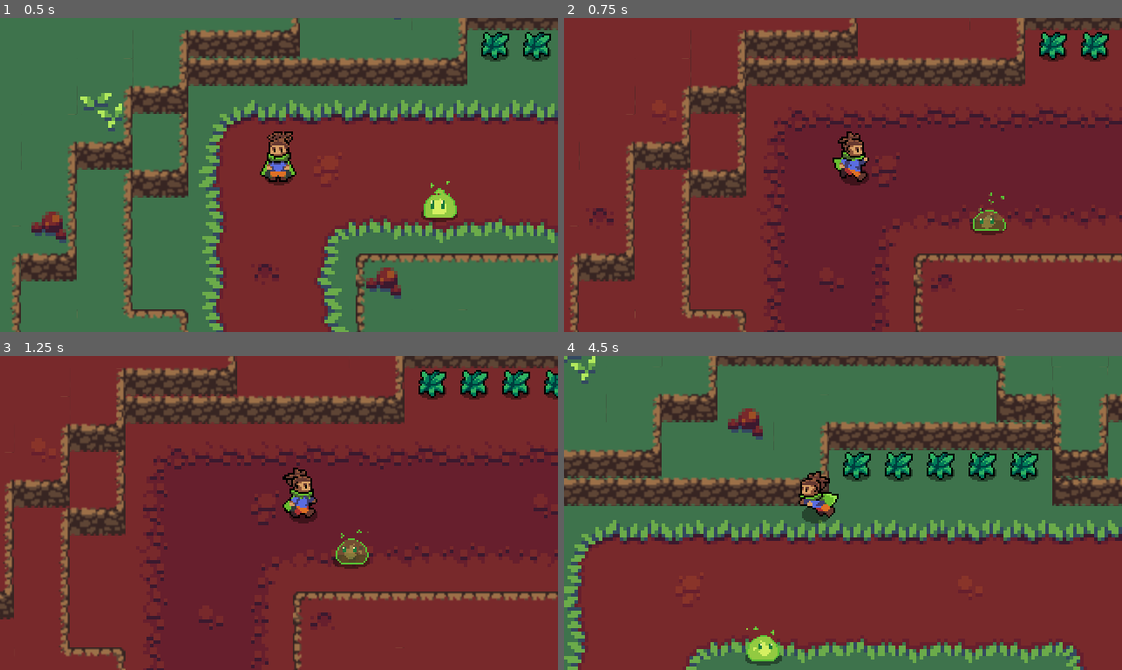
Above: before the commit, frames 1-4 (two rows, left to right).
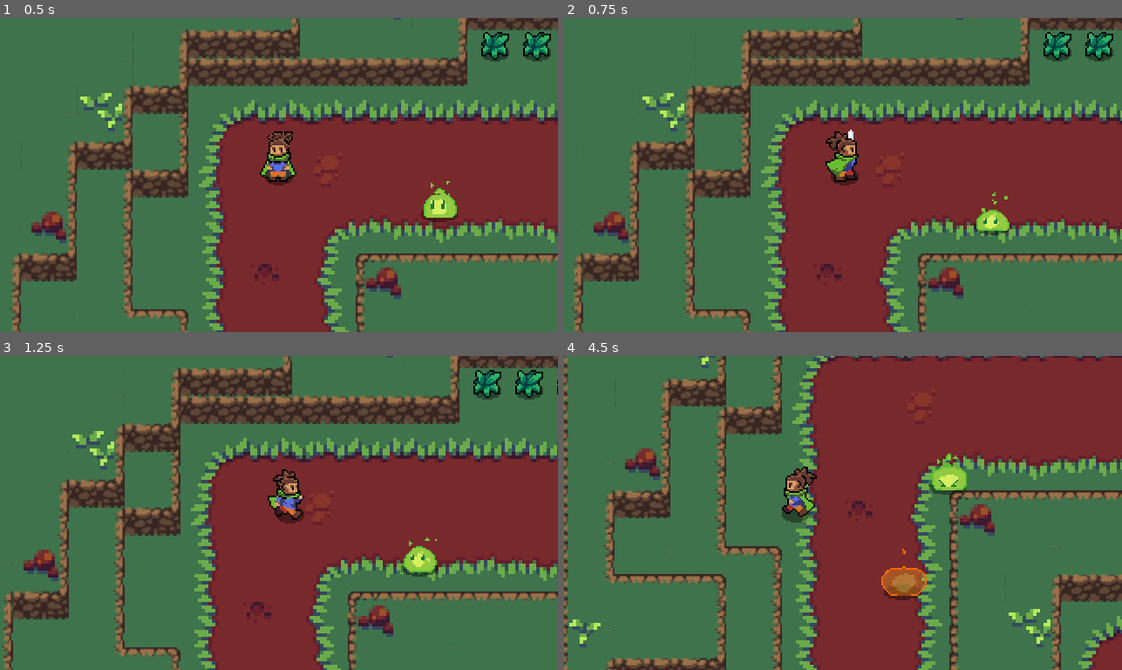
Above: after the commit, the same moments.

Repository: Thomas-Arndt/RPG.1
Game: Godot game, scene res://World/World.tscn
Same seed, same stepped clock (60 frames per second), same inputs: the game is played once before the commit and once after it.
Inputs:
- Up to frame 1 (0.5 s): no input
- Up to frame 2 (0.75 s): hold Right (ui_right) from 0.53 s (still down); tap Space (attack, bound only after the commit) at 0.6 s
- Up to frame 3 (1.25 s): keep holding Right (ui_right)
- Up to frame 4 (4.5 s): release Right (ui_right) at 1.28 s; hold Down (ui_down) 1.28-2.03 s; tap one key every 0.75 s from 1.35 s: R (attack, bound only before the commit) E (d_shift, bound only after the commit) Space (attack, bound only after the commit) R (attack, bound only before the commit) E (d_shift, bound only after the commit); hold Right (ui_right) 2.03-2.78 s; hold Up (ui_up) 2.78-3.53 s; hold Left (ui_left) from 3.53 s (still down)

Frame 1 is identical in both runs. In frame 2, 68% of the frame differs, in the area x 0-100%, y 0-100%; in frame 3, 70%; in frame 4, 74%.

Commit message:
Minor changes

Diff:
--- a/project.godot
+++ b/project.godot
@@ -38,17 +38,17 @@
 }
 attack={
 "deadzone": 0.5,
-"events": [ Object(InputEventKey,"resource_local_to_scene":false,"resource_name":"","device":0,"alt":false,"shift":false,"control":false,"meta":false,"command":false,"pressed":false,"scancode":0,"physical_scancode":82,"unicode":0,"echo":false,"script":null)
+"events": [ Object(InputEventKey,"resource_local_to_scene":false,"resource_name":"","device":0,"alt":false,"shift":false,"control":false,"meta":false,"command":false,"pressed":false,"scancode":0,"physical_scancode":32,"unicode":0,"echo":false,"script":null)
  ]
 }
 roll={
 "deadzone": 0.5,
-"events": [ Object(InputEventKey,"resource_local_to_scene":false,"resource_name":"","device":0,"alt":false,"shift":false,"control":false,"meta":false,"command":false,"pressed":false,"scancode":0,"physical_scancode":69,"unicode":0,"echo":false,"script":null)
+"events": [ Object(InputEventKey,"resource_local_to_scene":false,"resource_name":"","device":0,"alt":false,"shift":false,"control":false,"meta":false,"command":false,"pressed":false,"scancode":0,"physical_scancode":82,"unicode":0,"echo":false,"script":null)
  ]
 }
 d_shift={
 "deadzone": 0.5,
-"events": [ Object(InputEventKey,"resource_local_to_scene":false,"resource_name":"","device":0,"alt":false,"shift":false,"control":false,"meta":false,"command":false,"pressed":false,"scancode":0,"physical_scancode":32,"unicode":0,"echo":false,"script":null)
+"events": [ Object(InputEventKey,"resource_local_to_scene":false,"resource_name":"","device":0,"alt":false,"shift":false,"control":false,"meta":false,"command":false,"pressed":false,"scancode":0,"physical_scancode":69,"unicode":0,"echo":false,"script":null)
  ]
 }
 
